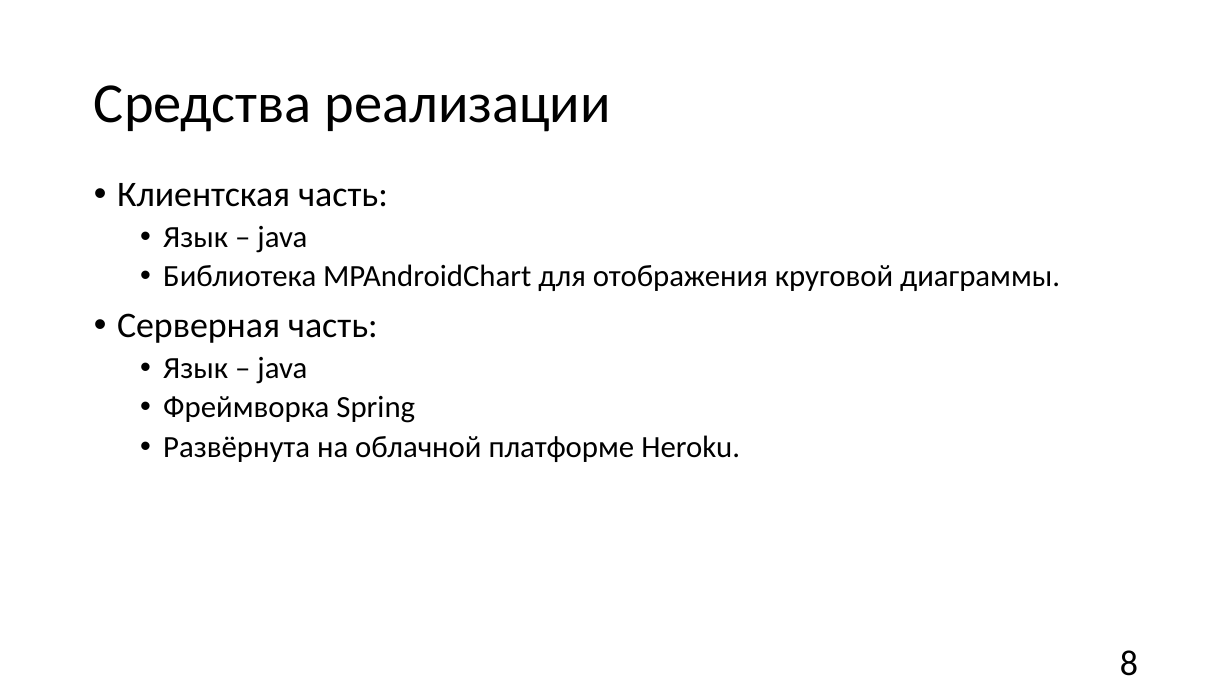
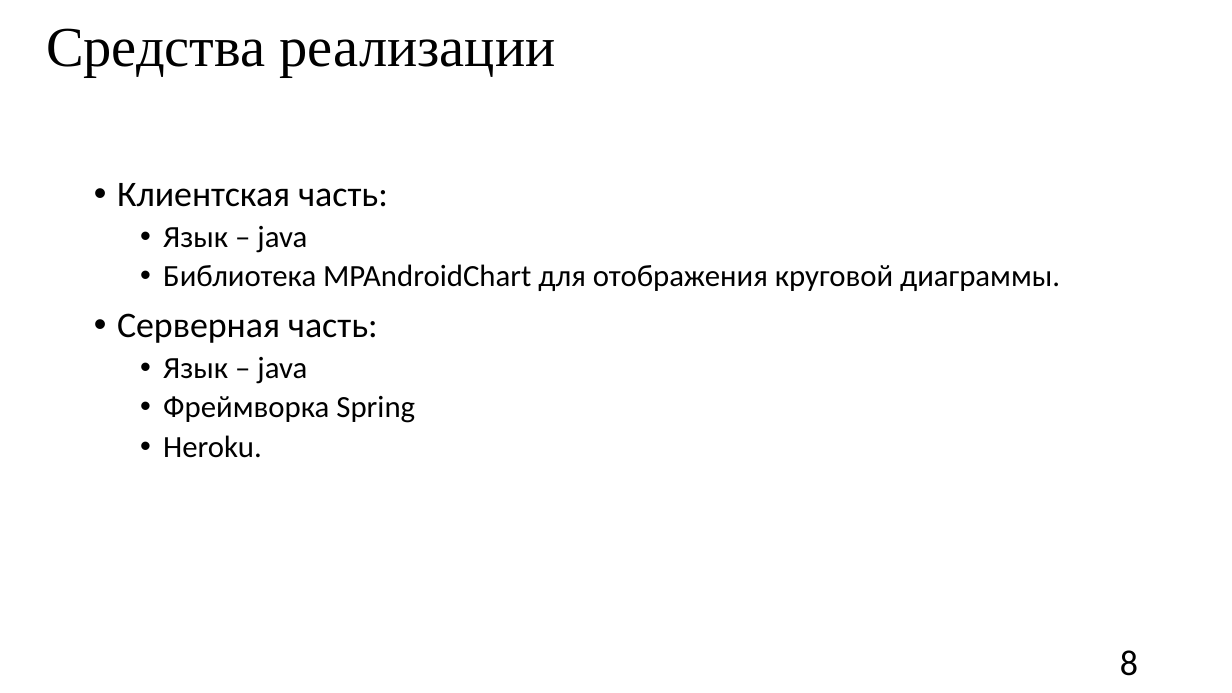
Before and after one commit to radiatus/MoneyKeeper, a slide deck: slide 8 of Documents/pres.pptx. Drawn at 1232x693 pixels with LibreOffice and Linux fonts; fonts in the diff are those of the drawing. Boxes give left, top, right and bottom in pixels: in the first picture for what was removed or moved away, otherwise in the second. Text is boxed around its words. In the diff, an @@ line names an element or a change of style, - is before the commit and + after.

```diff
--- a/Documents/pres.pptx
+++ b/Documents/pres.pptx
@@ title "Средства реализации": place and size @@
-title "Средства реализации" at (94, 85, 611, 132)
+title "Средства реализации" at (46, 28, 556, 77)
@@ title "Средства реализации" at (46, 28, 556, 77): font Calibri to Times New Roman @@
@@ text at (163, 435, 262, 458): text changed @@
-  • Развёрнута на облачной платформе Heroku.
+  • Heroku.
```
Also in this commit, not shown: 1 slide added, 1 other file.
